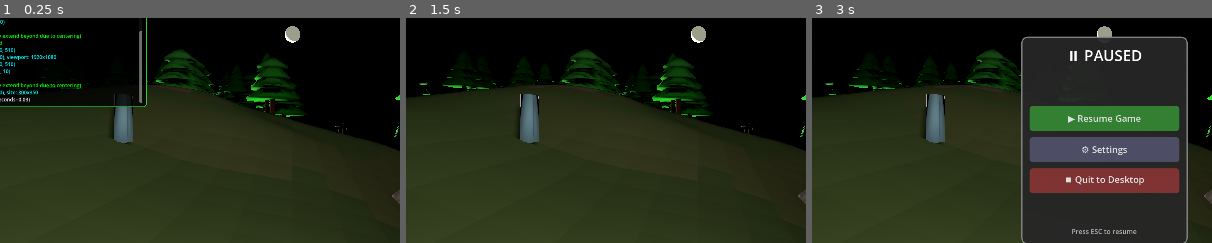
Above: before the commit, frames 1-3 (left to right).
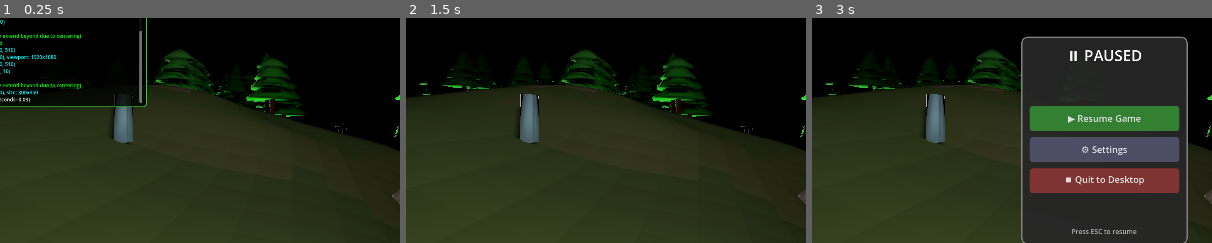
Above: after the commit, the same moments.

Repository: felix-dieterle/YouGame_godot4_public
Game: Godot game, scene res://scenes/main.tscn
The game is run twice, just before and just after one commit, with the same random seed, the same clock (stepped at 60 frames per second) and the same inputs.
Inputs:
- Up to frame 1 (0.25 s): no input
- Up to frame 2 (1.5 s): click "📋" at 0.5 s; click "🗑" at 1.25 s
- Up to frame 3 (3 s): click "📄" at 2 s; click "☀" at 2.75 s
The pictures show only the part of the screen within x 14-64%, y 23-73%; the shares and areas given below are measured in that part.

The runs differ from the first frame. In frame 1, 0.2% of the frame differs, in the area x 71-75%, y 3-12%; in frame 2, 0.2%; in frame 3, 0.2%.

Commit message:
Fix moon positioning to match sun positioning logic
Co-authored-by: felix-dieterle <1490062+felix-dieterle@users.noreply.github.com>

Diff:
--- a/scripts/day_night_cycle.gd
+++ b/scripts/day_night_cycle.gd
@@ -624,7 +624,10 @@
     var moon_angle = sun_angle + 180.0
 
     # Position moon in sky (far from player, moves in arc)
-    var angle_rad = deg_to_rad(moon_angle)
+    # moon_angle = 0° means moon overhead, negative = one side, positive = other side
+    # Convert to elevation angle where 90° = zenith, 0° = horizon
+    var elevation_angle = 90.0 + moon_angle
+    var angle_rad = deg_to_rad(elevation_angle)
 
     # Calculate position on arc
     moon.position.x = 0
